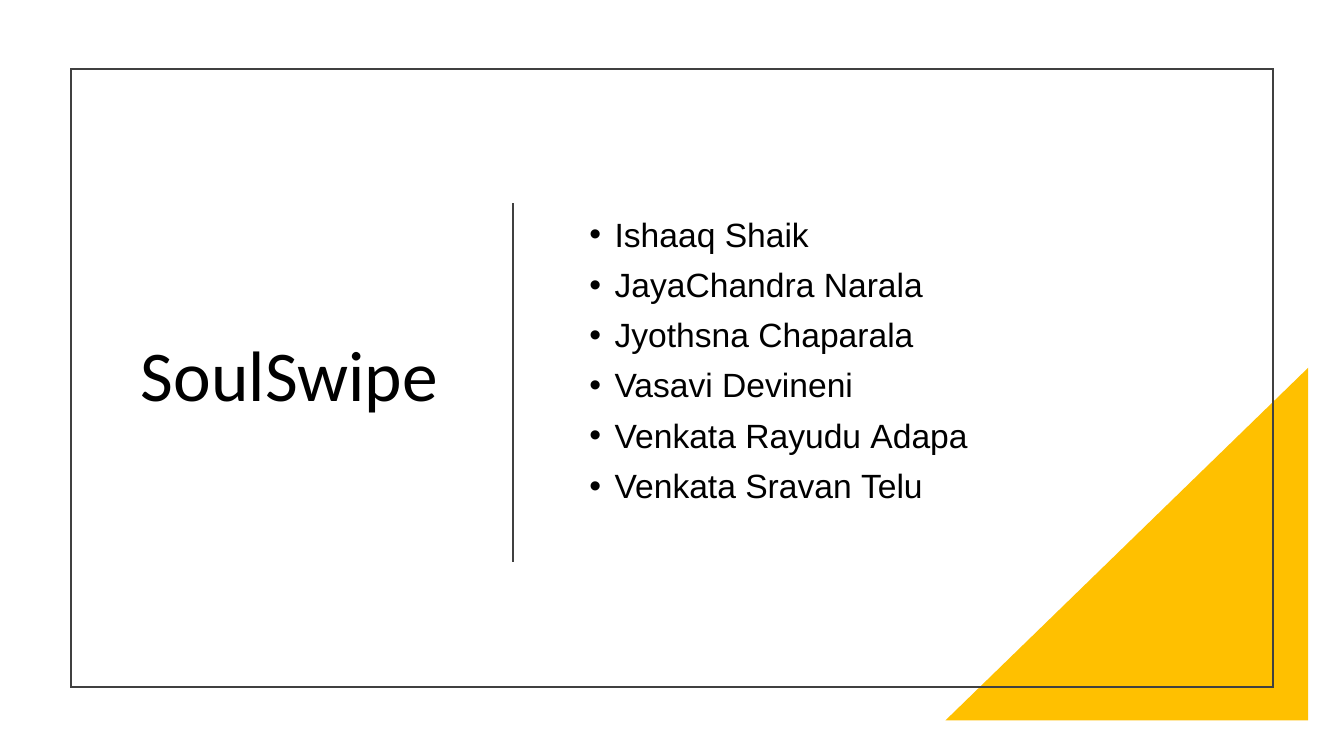
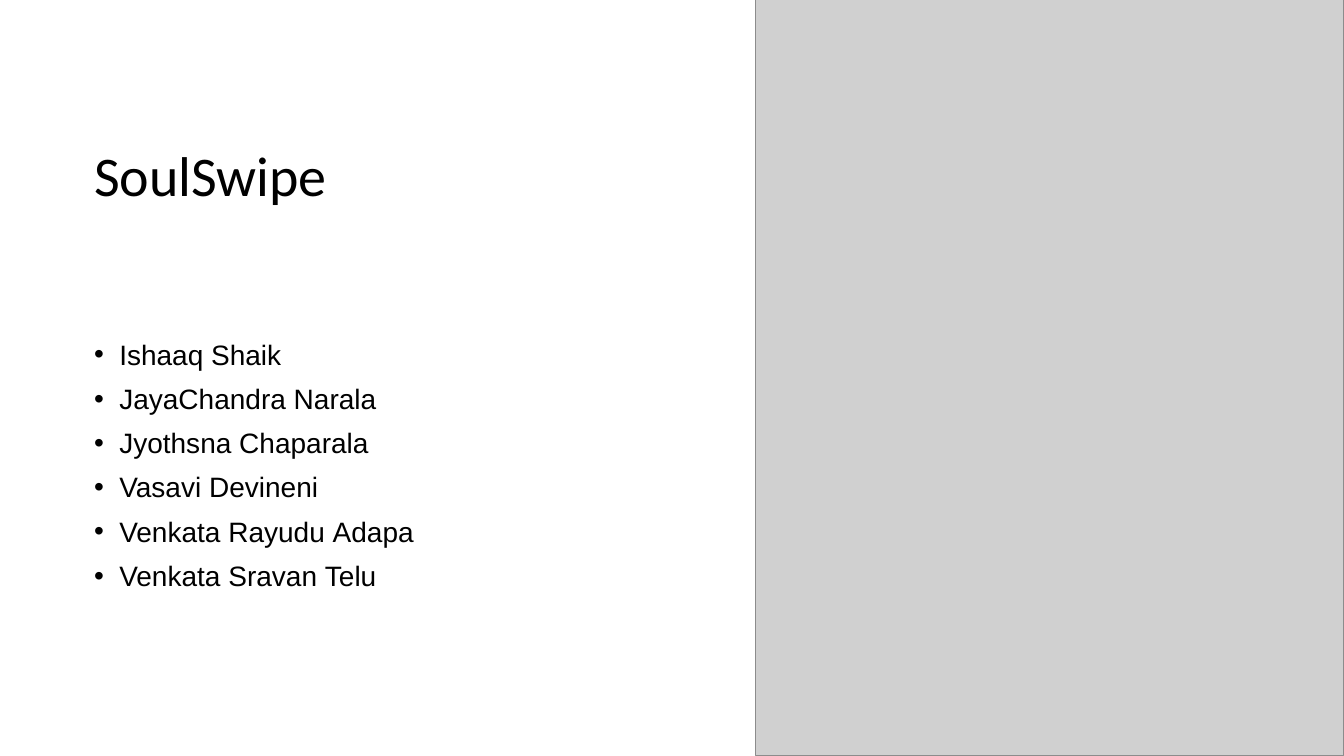
Before and after one commit to JyothsnaCh0831/SoulSwipe, a slide deck: slide 1 of SoulSwipe.pptx. Drawn at 1344x756 pixels with LibreOffice and Linux fonts; fonts in the diff are those of the drawing; grey boxes stand for pictures. Boxes give left, top, right and bottom in pixels: in the first picture for what was removed or moved away, otherwise in the second. Text is boxed around its words. In the diff, an @@ line names an element or a change of style, - is before the commit and + after.

```diff
--- a/SoulSwipe.pptx
+++ b/SoulSwipe.pptx
@@ picture added at bbox=[756, 0, 1344, 756] @@
@@ rectangle removed at bbox=[71, 69, 1273, 687] @@
@@ title "SoulSwipe": place and size @@
-title "SoulSwipe" at bbox=[141, 351, 438, 413]
+title "SoulSwipe" at bbox=[94, 157, 327, 205]
@@ title "SoulSwipe" at bbox=[94, 157, 327, 205]: size 51 to 40 pt; alignment right to left @@
@@ line removed from (513, 205) to (513, 562) @@
@@ text "Ishaaq Shaik": place and size @@
-text "Ishaaq Shaik" at bbox=[615, 222, 967, 499]
+text "Ishaaq Shaik" at bbox=[119, 344, 414, 587]
@@ text "Ishaaq Shaik" at bbox=[119, 344, 414, 587]: size 24 to 20 pt @@
@@ right triangle removed at bbox=[946, 368, 1309, 721] @@
```
Also in this commit, not shown: 9 other slides changed, 8 slides added, 5 slides removed.
